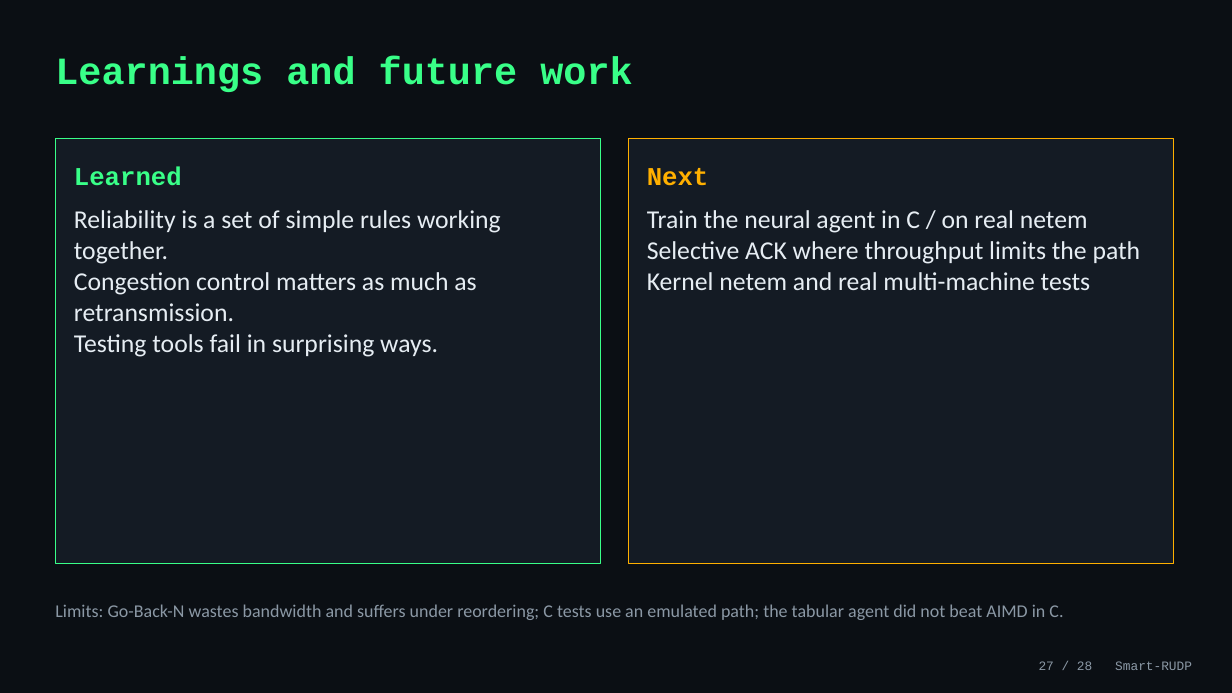
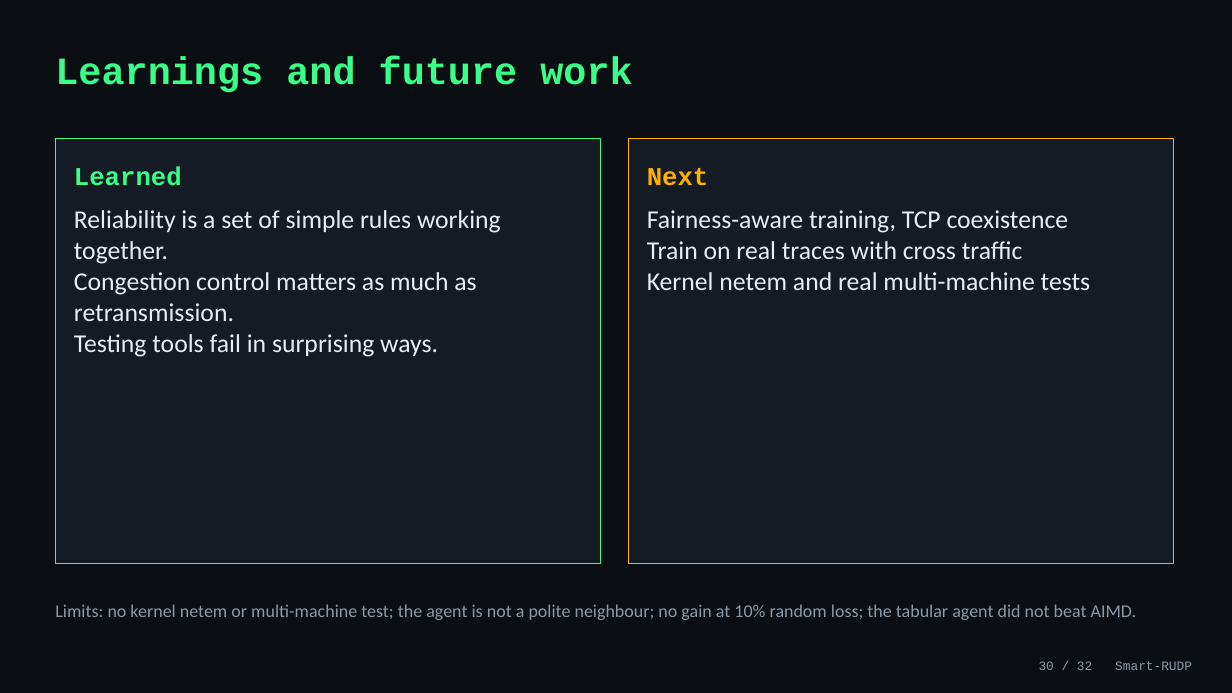
Before and after one commit to Capsturrrr/rudp, a slide deck: slide 30 of docs/RUDP_Presentation.pptx (slide 27 before the commit). Drawn at 1232x693 pixels with LibreOffice and Linux fonts; fonts in the diff are those of the drawing. Boxes give left, top, right and bottom in pixels: in the first picture for what was removed or moved away, otherwise in the second. Text is boxed around its words. In the diff, an @@ line names an element or a change of style, - is before the commit and + after.

```diff
--- a/docs/RUDP_Presentation.pptx
+++ b/docs/RUDP_Presentation.pptx
@@ text at <box>647,210,1069,259</box>: text changed @@
-Train the neural agent in C / on real netem
-Selective ACK where throughput limits the path
+Fairness-aware training, TCP coexistence
+Train on real traces with cross traffic
@@ text at <box>55,604,1137,620</box>: text changed @@
-Limits: Go-Back-N wastes bandwidth and suffers under reordering; C tests use an emulated path; the tabular agent did not beat AIMD in C.
+Limits: no kernel netem or multi-machine test; the agent is not a polite neighbour; no gain at 10% random loss; the tabular agent did not beat AIMD.
@@ text at <box>1039,661,1192,670</box>: text changed @@
-27 / 28 Smart-RUDP
+30 / 32 Smart-RUDP
```
Also in this commit, not shown: 24 other slides changed, 4 slides added, 1 slide removed, 3 other files.
